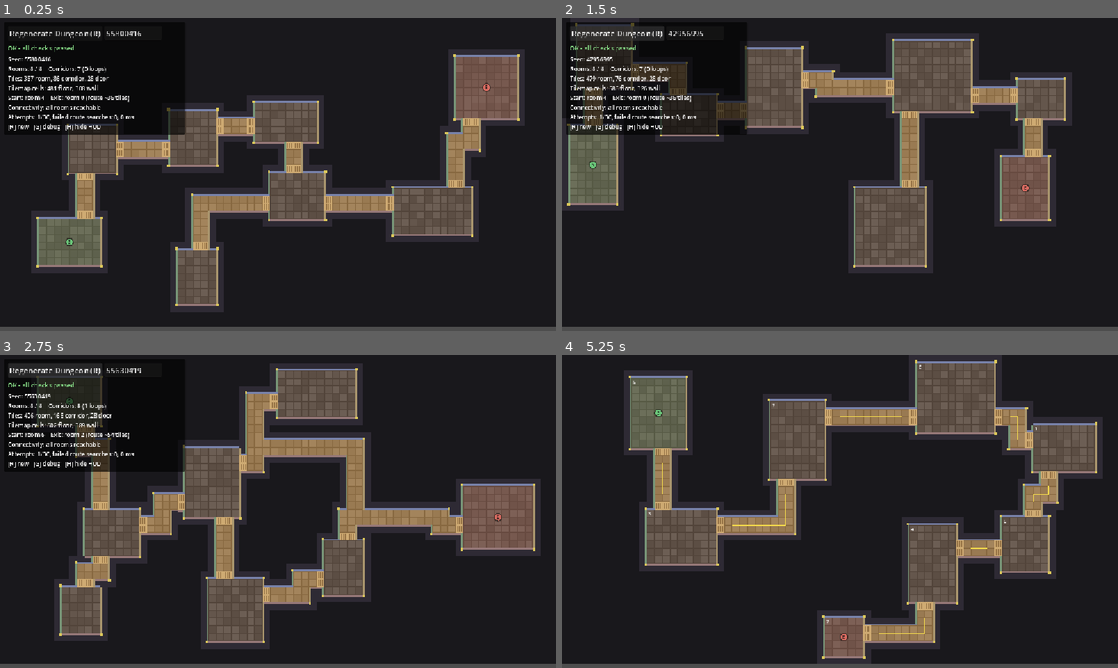
Above: before the commit, frames 1-4 (two rows, left to right).
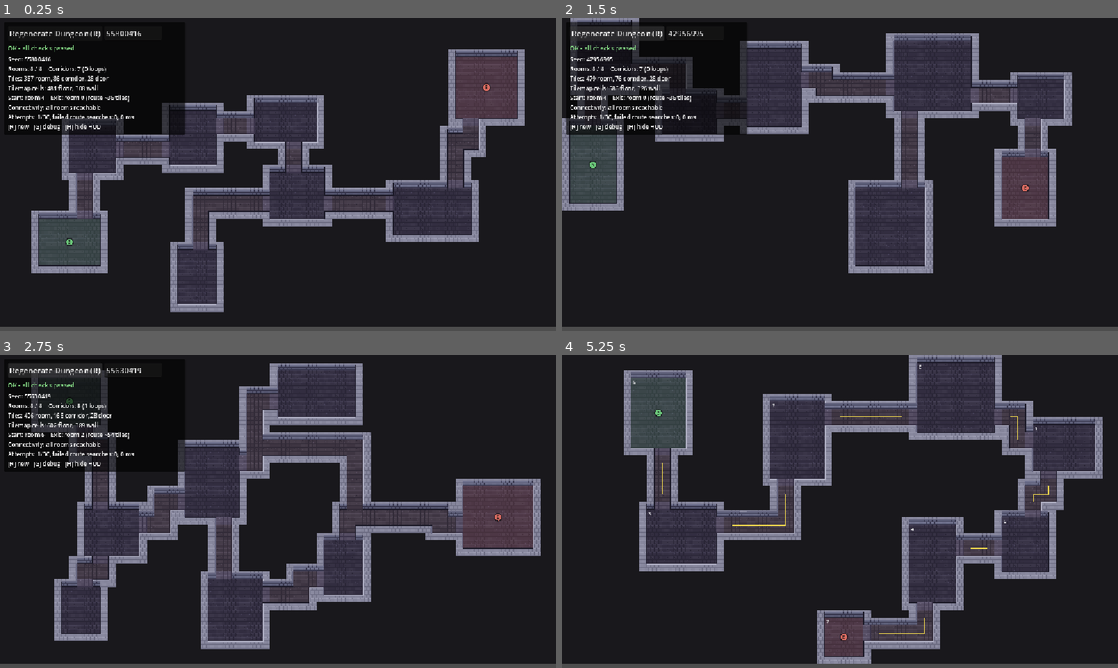
Above: after the commit, the same moments.

Repository: NyxOfNull/procedural-generator
Game: Godot game, scene res://Scenes/dungeon_generator.tscn
Two runs of this game, one before a commit and one after it. Both use one fixed random seed, a clock stepped at 60 frames per second and the inputs below.
Inputs (mouse positions are in pixels of both pictures, inside the frame that each line leads up to):
- Up to frame 1 (0.25 s): no input
- Up to frame 2 (1.5 s): click "Regenerate Dungeon (R)" at 0.5 s; click "Regenerate Dungeon (R)" at 1.25 s
- Up to frame 3 (2.75 s): click "Regenerate Dungeon (R)" at 2 s
- Up to frame 4 (5.25 s): tap Enter at 2.75, 4.25 s; move the mouse to (962, 495) at 2.77 s; tap R at 2.85, 5.1 s; click (962, 495) at 2.92 s; tap Space at 3.5, 5 s; move the mouse to (728, 527) at 3.52 s; tap G at 3.6 s; click (728, 527) at 3.67 s; move the mouse to (895, 442) at 4.27 s; tap H at 4.35 s; click (895, 442) at 4.42 s; move the mouse to (812, 574) at 5.02 s; click (812, 574) at 5.17 s

The runs differ from the first frame. In frame 1, 26% of the frame differs, in the area x 5-95%, y 10-94%; in frame 2, 26%; in frame 3, 31%; in frame 4, 31%, in the area x 11-98%, y 0-99%.

Commit message:
added real tiles

Diff:
--- a/Scenes/dungeon_generator.tscn
+++ b/Scenes/dungeon_generator.tscn
@@ -1,7 +1,7 @@
 [gd_scene format=3 uid="uid://deamfuovs1wyr"]
 
 [ext_resource type="Script" uid="uid://rbq77n74d874" path="res://Scripts/dungeon_generator.gd" id="1_x1wjd"]
-[ext_resource type="TileSet" uid="uid://c7ombta2tk18p" path="res://placeholder_tileset/placeholder_tileset.tres" id="2_mvshf"]
+[ext_resource type="TileSet" uid="uid://b76o2pybityty" path="res://Tilesets/dungeon_stone/dungeon_stone.tres" id="2_mvshf"]
 
 [node name="DungeonGenerator" type="Node2D" unique_id=1014127506]
 script = ExtResource("1_x1wjd")
--- /dev/null
+++ b/Tilesets/dungeon_stone/dungeon_stone.tres
@@ -0,0 +1,48 @@
+[gd_resource type="TileSet" format=3 uid="uid://b76o2pybityty"]
+
+[ext_resource type="Texture2D" uid="uid://bjw4lohjmn6qy" path="res://Tilesets/dungeon_stone/dungeon_stone_atlas.png" id="1_r7x7y"]
+
+[sub_resource type="TileSetAtlasSource" id="TileSetAtlasSource_ermhf"]
+texture = ExtResource("1_r7x7y")
+0:0/0 = 0
+1:0/0 = 0
+2:0/0 = 0
+3:0/0 = 0
+4:0/0 = 0
+5:0/0 = 0
+6:0/0 = 0
+7:0/0 = 0
+1:1/0 = 0
+2:1/0 = 0
+3:1/0 = 0
+4:1/0 = 0
+5:1/0 = 0
+6:1/0 = 0
+7:1/0 = 0
+8:1/0 = 0
+9:1/0 = 0
+10:1/0 = 0
+11:1/0 = 0
+12:1/0 = 0
+13:1/0 = 0
+14:1/0 = 0
+15:1/0 = 0
+1:2/0 = 0
+2:2/0 = 0
+3:2/0 = 0
+4:2/0 = 0
+5:2/0 = 0
+6:2/0 = 0
+7:2/0 = 0
+8:2/0 = 0
+9:2/0 = 0
+10:2/0 = 0
+11:2/0 = 0
+12:2/0 = 0
+13:2/0 = 0
+14:2/0 = 0
+15:2/0 = 0
+
+[resource]
+physics_layer_0/collision_layer = 1
+sources/0 = SubResource("TileSetAtlasSource_ermhf")
--- /dev/null
+++ b/Tilesets/dungeon_warm/dungeon_warm.tres
@@ -0,0 +1,82 @@
+[gd_resource type="TileSet" load_steps=3 format=3]
+
+[ext_resource type="Texture2D" path="res://tilesets/dungeon_warm/dungeon_warm_atlas.png" id="1_atlas"]
+
+[sub_resource type="TileSetAtlasSource" id="TileSetAtlasSource_1"]
+texture = ExtResource("1_atlas")
+texture_region_size = Vector2i(16, 16)
+0:0/0 = 0
+1:0/0 = 0
+2:0/0 = 0
+3:0/0 = 0
+4:0/0 = 0
+5:0/0 = 0
+6:0/0 = 0
+6:0/0/physics_layer_0/polygon_0/points = PackedVector2Array(-8, -8, 8, -8, 8, 8, -8, 8)
+7:0/0 = 0
+7:0/0/physics_layer_0/polygon_0/points = PackedVector2Array(-8, -8, 8, -8, 8, 8, -8, 8)
+1:1/0 = 0
+1:1/0/physics_layer_0/polygon_0/points = PackedVector2Array(-8, -8, 8, -8, 8, 8, -8, 8)
+2:1/0 = 0
+2:1/0/physics_layer_0/polygon_0/points = PackedVector2Array(-8, -8, 8, -8, 8, 8, -8, 8)
+3:1/0 = 0
+3:1/0/physics_layer_0/polygon_0/points = PackedVector2Array(-8, -8, 8, -8, 8, 8, -8, 8)
+4:1/0 = 0
+4:1/0/physics_layer_0/polygon_0/points = PackedVector2Array(-8, -8, 8, -8, 8, 8, -8, 8)
+5:1/0 = 0
+5:1/0/physics_layer_0/polygon_0/points = PackedVector2Array(-8, -8, 8, -8, 8, 8, -8, 8)
+6:1/0 = 0
+6:1/0/physics_layer_0/polygon_0/points = PackedVector2Array(-8, -8, 8, -8, 8, 8, -8, 8)
+7:1/0 = 0
+7:1/0/physics_layer_0/polygon_0/points = PackedVector2Array(-8, -8, 8, -8, 8, 8, -8, 8)
+8:1/0 = 0
+8:1/0/physics_layer_0/polygon_0/points = PackedVector2Array(-8, -8, 8, -8, 8, 8, -8, 8)
+9:1/0 = 0
+9:1/0/physics_layer_0/polygon_0/points = PackedVector2Array(-8, -8, 8, -8, 8, 8, -8, 8)
+10:1/0 = 0
+10:1/0/physics_layer_0/polygon_0/points = PackedVector2Array(-8, -8, 8, -8, 8, 8, -8, 8)
+11:1/0 = 0
+11:1/0/physics_layer_0/polygon_0/points = PackedVector2Array(-8, -8, 8, -8, 8, 8, -8, 8)
+12:1/0 = 0
+12:1/0/physics_layer_0/polygon_0/points = PackedVector2Array(-8, -8, 8, -8, 8, 8, -8, 8)
+13:1/0 = 0
+13:1/0/physics_layer_0/polygon_0/points = PackedVector2Array(-8, -8, 8, -8, 8, 8, -8, 8)
+14:1/0 = 0
+14:1/0/physics_layer_0/polygon_0/points = PackedVector2Array(-8, -8, 8, -8, 8, 8, -8, 8)
+15:1/0 = 0
+15:1/0/physics_layer_0/polygon_0/points = PackedVector2Array(-8, -8, 8, -8, 8, 8, -8, 8)
+1:2/0 = 0
+1:2/0/physics_layer_0/polygon_0/points = PackedVector2Array(-8, -8, 8, -8, 8, 8, -8, 8)
+2:2/0 = 0
+2:2/0/physics_layer_0/polygon_0/points = PackedVector2Array(-8, -8, 8, -8, 8, 8, -8, 8)
+3:2/0 = 0
+3:2/0/physics_layer_0/polygon_0/points = PackedVector2Array(-8, -8, 8, -8, 8, 8, -8, 8)
+4:2/0 = 0
+4:2/0/physics_layer_0/polygon_0/points = PackedVector2Array(-8, -8, 8, -8, 8, 8, -8, 8)
+5:2/0 = 0
+5:2/0/physics_layer_0/polygon_0/points = PackedVector2Array(-8, -8, 8, -8, 8, 8, -8, 8)
+6:2/0 = 0
+6:2/0/physics_layer_0/polygon_0/points = PackedVector2Array(-8, -8, 8, -8, 8, 8, -8, 8)
+7:2/0 = 0
+7:2/0/physics_layer_0/polygon_0/points = PackedVector2Array(-8, -8, 8, -8, 8, 8, -8, 8)
+8:2/0 = 0
+8:2/0/physics_layer_0/polygon_0/points = PackedVector2Array(-8, -8, 8, -8, 8, 8, -8, 8)
+9:2/0 = 0
+9:2/0/physics_layer_0/polygon_0/points = PackedVector2Array(-8, -8, 8, -8, 8, 8, -8, 8)
+10:2/0 = 0
+10:2/0/physics_layer_0/polygon_0/points = PackedVector2Array(-8, -8, 8, -8, 8, 8, -8, 8)
+11:2/0 = 0
+11:2/0/physics_layer_0/polygon_0/points = PackedVector2Array(-8, -8, 8, -8, 8, 8, -8, 8)
+12:2/0 = 0
+12:2/0/physics_layer_0/polygon_0/points = PackedVector2Array(-8, -8, 8, -8, 8, 8, -8, 8)
+13:2/0 = 0
+13:2/0/physics_layer_0/polygon_0/points = PackedVector2Array(-8, -8, 8, -8, 8, 8, -8, 8)
+14:2/0 = 0
+14:2/0/physics_layer_0/polygon_0/points = PackedVector2Array(-8, -8, 8, -8, 8, 8, -8, 8)
+15:2/0 = 0
+15:2/0/physics_layer_0/polygon_0/points = PackedVector2Array(-8, -8, 8, -8, 8, 8, -8, 8)
+
+[resource]
+tile_size = Vector2i(16, 16)
+physics_layer_0/collision_layer = 1
+sources/0 = SubResource("TileSetAtlasSource_1")
Binary file added: Tilesets/dungeon_stone/dungeon_stone_atlas.png
Not shown, added: Tilesets/dungeon_stone/dungeon_stone_atlas.png.import
Binary file added: Tilesets/dungeon_stone/dungeon_warm_atlas.png
Not shown, added: Tilesets/dungeon_stone/dungeon_warm_atlas.png.import
